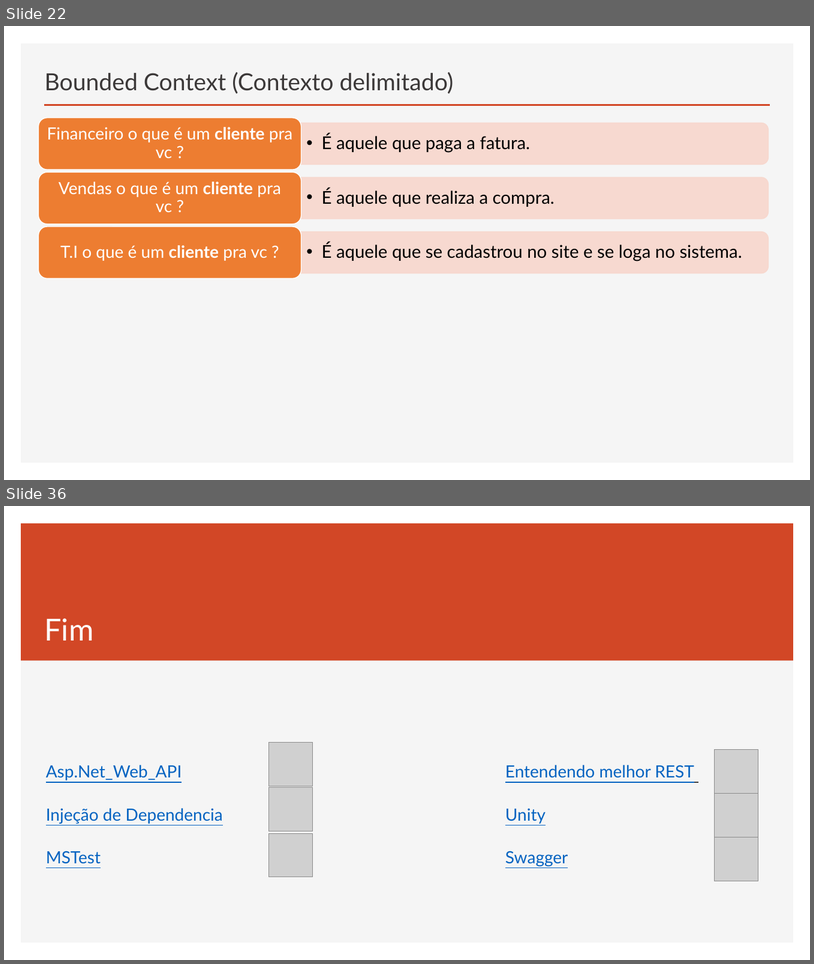
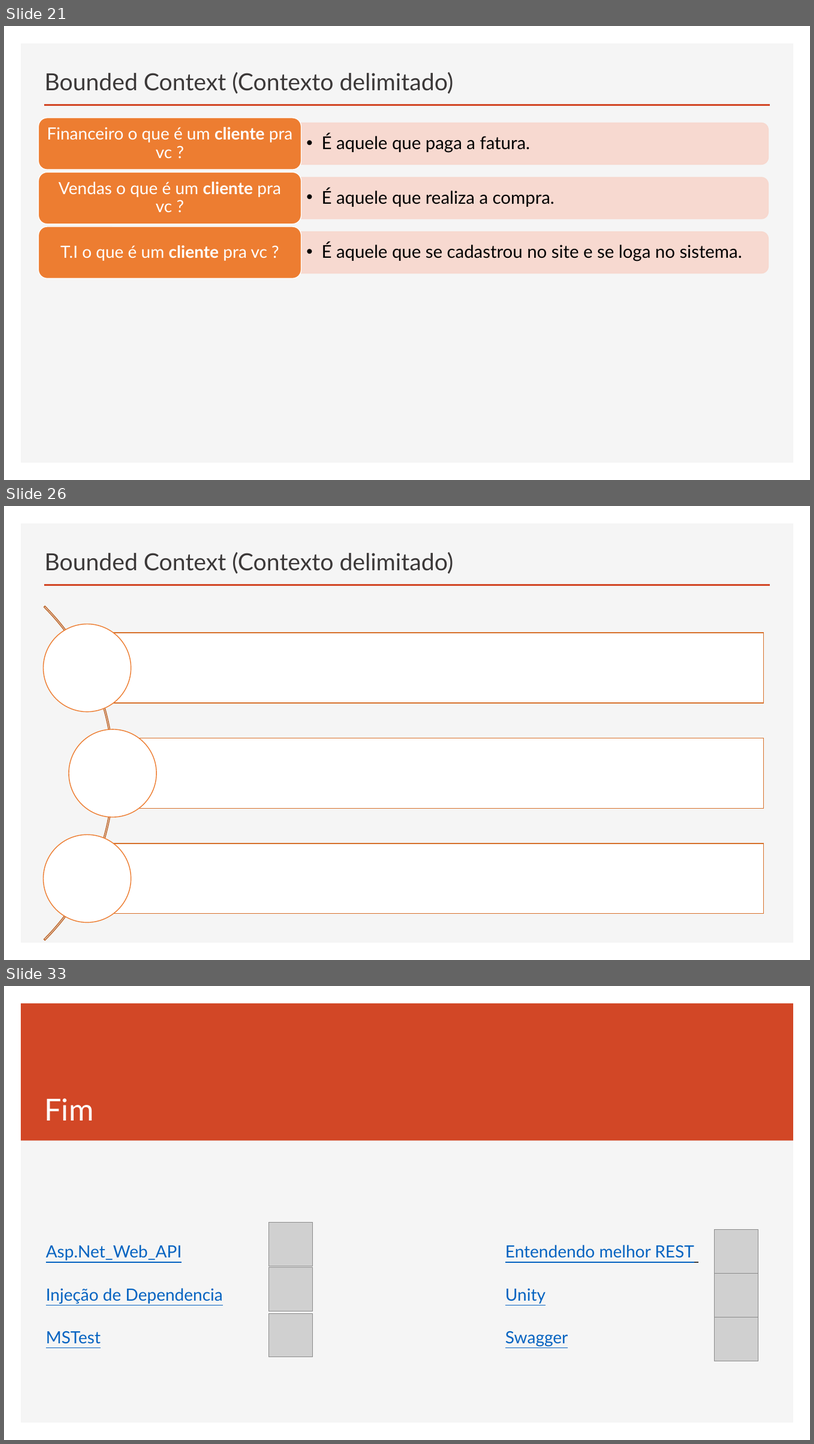
Before and after one commit to govinda777/Curso_Web_API_DOC, a slide deck: Curso Web API Parte 2.pptx. Shown one above the other, each under a label of ours: slides 22 and 36 before the commit, slides 21, 26 and 33 after it; the slides between them are not shown. The pictures are 814x964 and 814x1444 pixels, drawn with LibreOffice and Linux fonts; fonts in the diff are those of the drawing; grey boxes stand for pictures. Boxes give left, top, right and bottom in pixels: in the first picture for what was removed or moved away, otherwise in the second. Text is boxed around its words. In the diff, an @@ line names an element or a change of style, - is before the commit and + after.

```diff
--- a/Curso Web API Parte 2.pptx
+++ b/Curso Web API Parte 2.pptx
@@ slide 26 added at <box>4,506,810,960</box>, background #FFFFFF; not listed: 2 template elements that a slide beside it also shows @@
@@ title added at <box>45,552,454,574</box>, 28 pt, text #3B3838 @@
+Bounded Context (Contexto delimitado)
@@ group added at <box>4,537,764,960</box>: 3 rectangles, 3 ellipses, 1 arch (boxed as its full ring) @@
@@ what was slide 22 is now slide 21 @@
@@ what was slide 36 is now slide 33 @@
```
Also in this commit, not shown: 1 slide changed, 10 other slides added, 14 slides removed.
